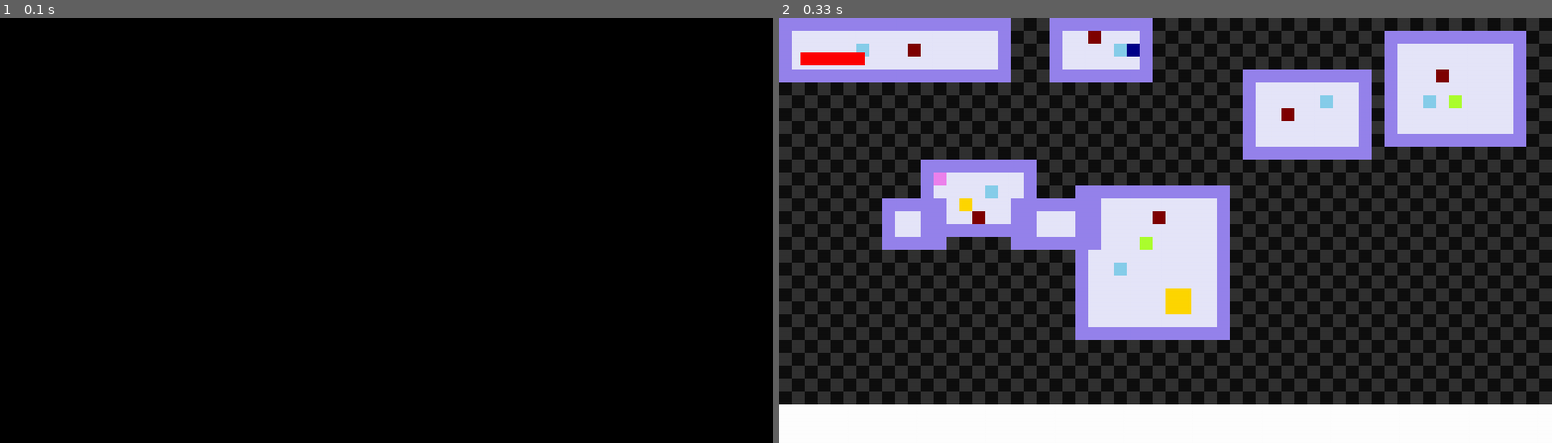
Above: before the commit, frames 1-2 (left to right).
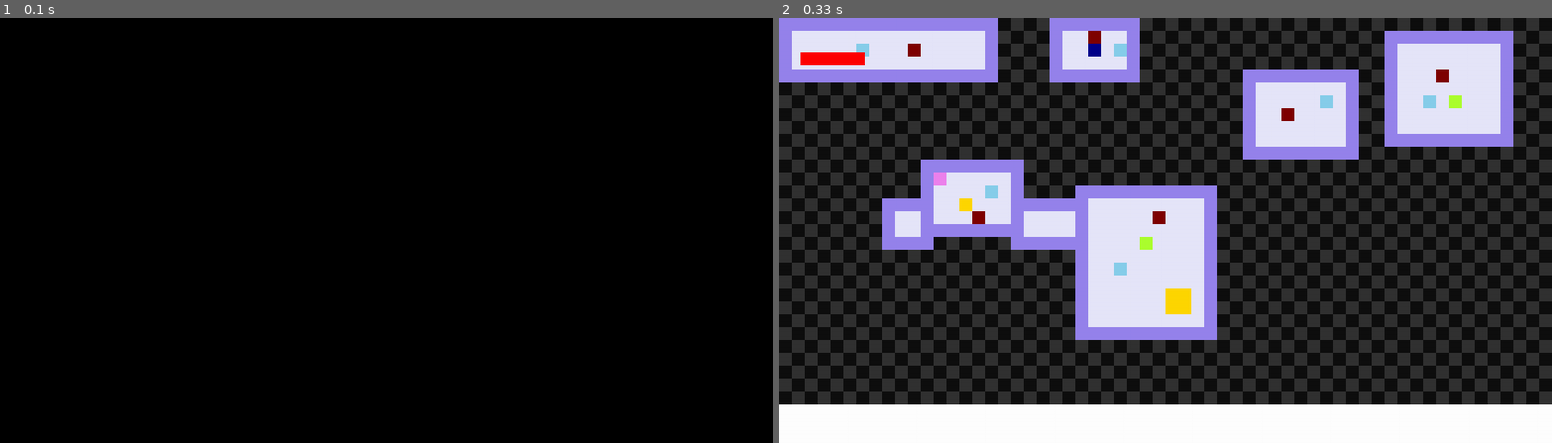
Above: after the commit, the same moments.

Repository: alice-ch/AP_Hackathon
Game: pygame game, started from main.py
Same seed, same stepped clock (60 frames per second), same inputs: the game is played once before the commit and once after it.
Inputs:
- Up to frame 1 (0.1 s): no input
- Up to frame 2 (0.33 s): no input

Frame 1 is identical in both runs. In frame 2, 4.1% of the frame differs, in the area x 20-97%, y 0-76%.

Commit message:
affichage des salles corrigé

Diff:
--- a/main.py
+++ b/main.py
@@ -84,13 +84,13 @@
             pygame.draw.rect(self.screen, ROOMS_COLOR, rect)
         #affichage des fonds de salles
         for a in range(len(ROOMS_HEIGHT)):
-            rect = pygame.Rect((ROOMS_LOCx[a])*TILES_SIZE,(ROOMS_LOCy[a]) * TILES_SIZE, TILES_SIZE, TILES_SIZE*ROOMS_HEIGHT[a])
-            pygame.draw.rect(self.screen, WALLS_COLOR, rect)
-            rect = pygame.Rect((ROOMS_LOCx[a])*TILES_SIZE,(ROOMS_LOCy[a]) * TILES_SIZE, TILES_SIZE*ROOMS_WIDGHT[a], TILES_SIZE)
-            pygame.draw.rect(self.screen, WALLS_COLOR, rect)
-            rect = pygame.Rect((ROOMS_LOCx[a]+ROOMS_WIDGHT[a])*TILES_SIZE,(ROOMS_LOCy[a]) * TILES_SIZE, TILES_SIZE, TILES_SIZE*ROOMS_HEIGHT[a])
-            pygame.draw.rect(self.screen, WALLS_COLOR, rect)
-            rect = pygame.Rect((ROOMS_LOCx[a])*TILES_SIZE,(ROOMS_LOCy[a]+ROOMS_HEIGHT[a]-1) * TILES_SIZE, TILES_SIZE*ROOMS_WIDGHT[a], TILES_SIZE)
+            rect = pygame.Rect((ROOMS_LOCx[a])*TILES_SIZE,(ROOMS_LOCy[a]) * TILES_SIZE, TILES_SIZE, TILES_SIZE*(ROOMS_HEIGHT[a]-1))
+            pygame.draw.rect(self.screen, WALLS_COLOR, rect)
+            rect = pygame.Rect((ROOMS_LOCx[a])*TILES_SIZE,(ROOMS_LOCy[a]) * TILES_SIZE, TILES_SIZE*(ROOMS_WIDGHT[a]-1), TILES_SIZE)
+            pygame.draw.rect(self.screen, WALLS_COLOR, rect)
+            rect = pygame.Rect((ROOMS_LOCx[a]+ROOMS_WIDGHT[a]-1)*TILES_SIZE,(ROOMS_LOCy[a]) * TILES_SIZE, TILES_SIZE, TILES_SIZE*(ROOMS_HEIGHT[a]))
+            pygame.draw.rect(self.screen, WALLS_COLOR, rect)
+            rect = pygame.Rect((ROOMS_LOCx[a])*TILES_SIZE,(ROOMS_LOCy[a]+ROOMS_HEIGHT[a]-1) * TILES_SIZE, TILES_SIZE*(ROOMS_WIDGHT[a]-1), TILES_SIZE)
             pygame.draw.rect(self.screen, WALLS_COLOR, rect)
 
     def display_corridors(self):
@@ -165,7 +165,7 @@
         self.shape = np.array([1])
         self.position = [
             2,
-            NUMBER_OF_TILES_WIDGHT // 2 - 3,
+            NUMBER_OF_TILES_WIDGHT // 2 - 6,
         ]  # middle pour l'instant, à modifier
         self.deplacement = 0 # pas de déplacement initial (prend des valeurs entre 0 et 4, 0 à l'arret, 1G, 2D, 3H, 4B)
         self.vie = 5 # barre de vie qui est vouée à décroitre (ou augmenter)
